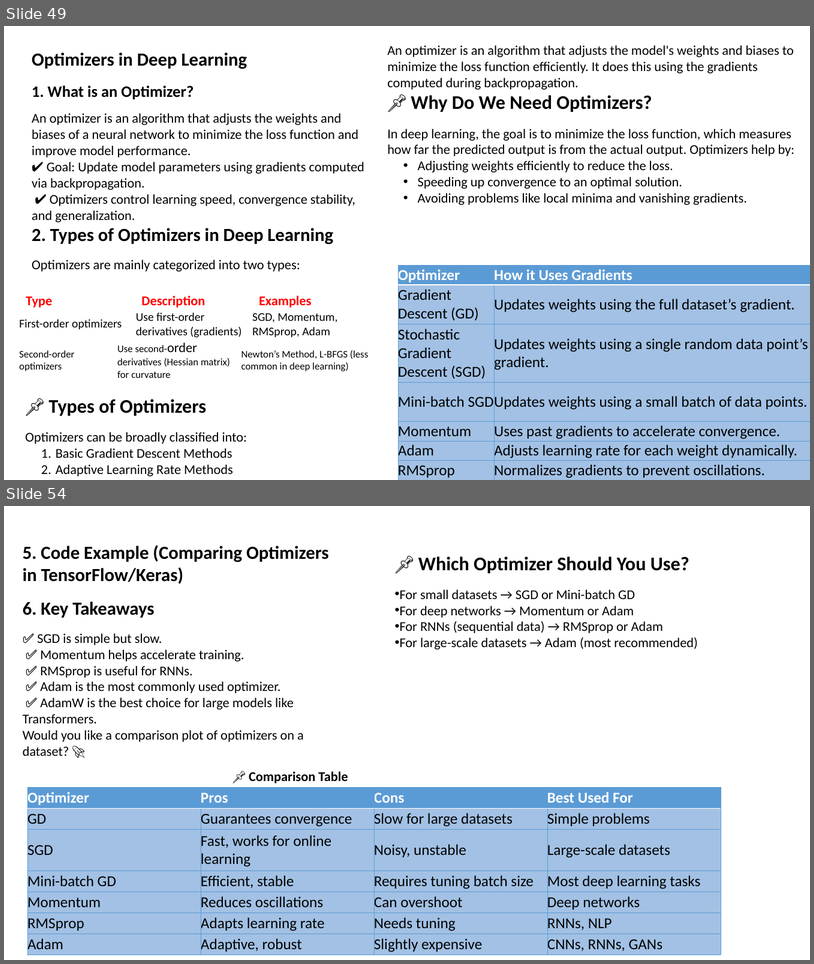
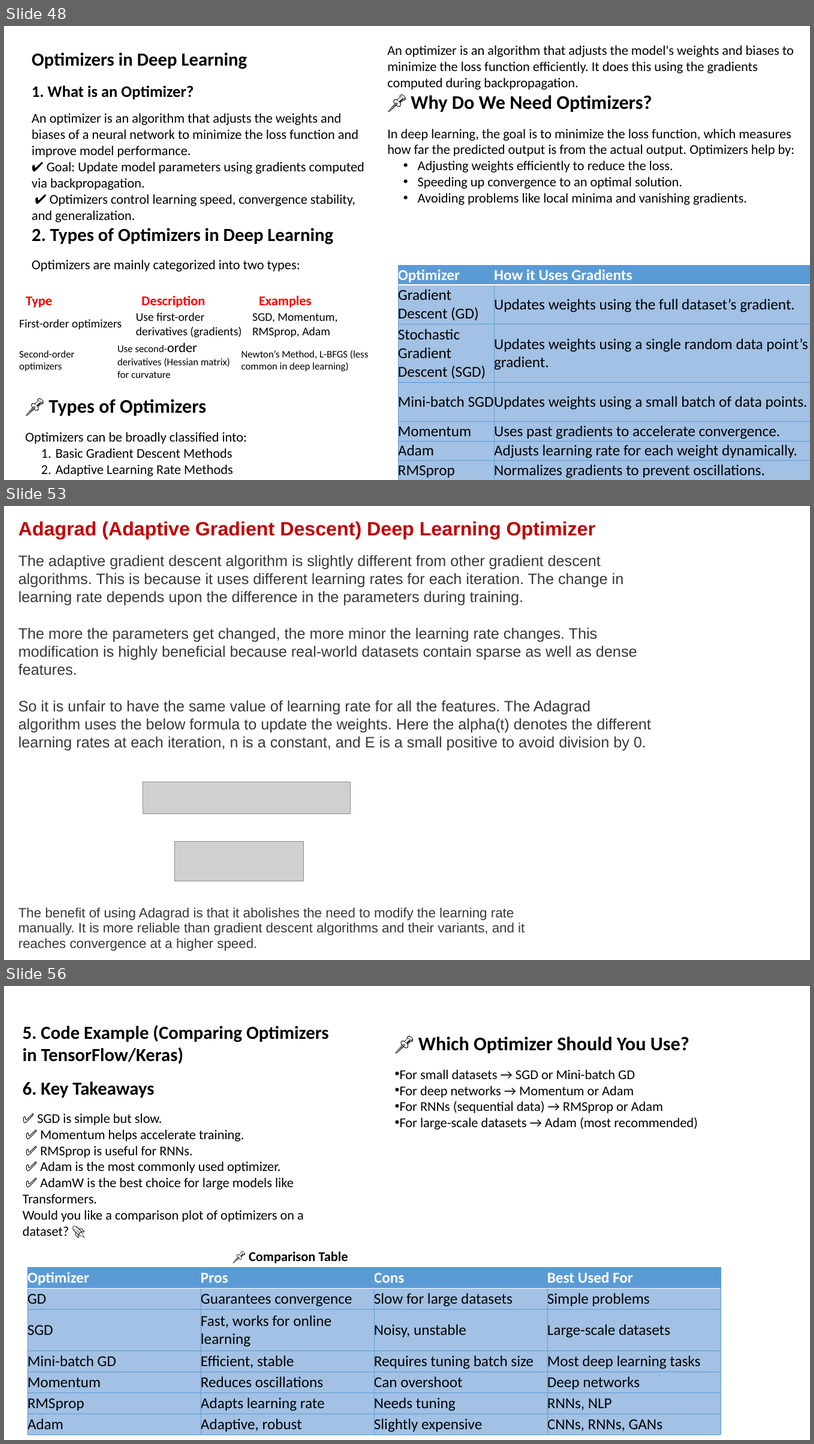
Before and after one commit to shahil04/ds_materials, a slide deck: 9.Deep_learning/class_3_module_9_deep learning_Loss_Functions Gradient Descent.pptx. Shown one above the other, each under a label of ours: slides 49 and 54 before the commit, slides 48, 53 and 56 after it; the slides between them are not shown. The pictures are 814x964 and 814x1444 pixels, drawn with LibreOffice and Linux fonts; fonts in the diff are those of the drawing; grey boxes stand for pictures. Boxes give left, top, right and bottom in pixels: in the first picture for what was removed or moved away, otherwise in the second. Text is boxed around its words. In the diff, an @@ line names an element or a change of style, - is before the commit and + after.

```diff
--- a/9.Deep_learning/class_3_module_9_deep learning_Loss_Functions Gradient Descent.pptx
+++ b/9.Deep_learning/class_3_module_9_deep learning_Loss_Functions Gradient Descent.pptx
@@ slide 53 added at bbox=[4, 506, 810, 960], background #FFFFFF @@
@@ text added at bbox=[18, 521, 651, 751], 18 pt, text #383838 @@
+Adagrad (Adaptive Gradient Descent) Deep Learning Optimizer
+The adaptive gradient descent algorithm is slightly different from other gradient descent algorithms. This is because it uses different learning rates for each iteration. The change in learning rate depends upon the difference in the parameters during training.
+The more the parameters get changed, the more minor the learning rate changes. This modification is highly beneficial because real-world datasets contain sparse as well as dense features.
+So it is unfair to have the same value of learning rate for all the features. The Adagrad algorithm uses the below formula to update the weights. Here the alpha(t) denotes the different learning rates at each iteration, n is a constant, and E is a small positive to avoid division by 0.
@@ picture added at bbox=[143, 782, 351, 814] @@
@@ picture added at bbox=[174, 841, 304, 881] @@
@@ text added at bbox=[18, 907, 525, 951], 16 pt, text #383838 @@
+The benefit of using Adagrad is that it abolishes the need to modify the learning rate manually. It is more reliable than gradient descent algorithms and their variants, and it reaches convergence at a higher speed.
@@ what was slide 49 is now slide 48 @@
@@ what was slide 54 is now slide 56 @@
```
Also in this commit, not shown: 12 slides changed, 5 other slides added, 4 slides removed, 26 other files.
